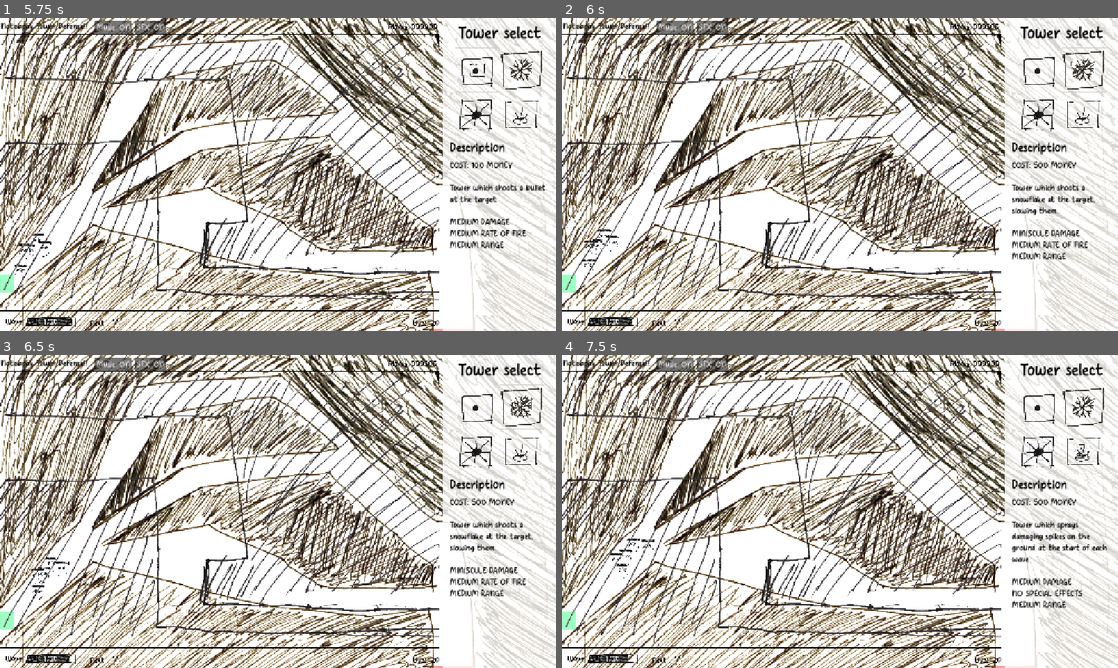
Above: before the commit, frames 1-4 (two rows, left to right).
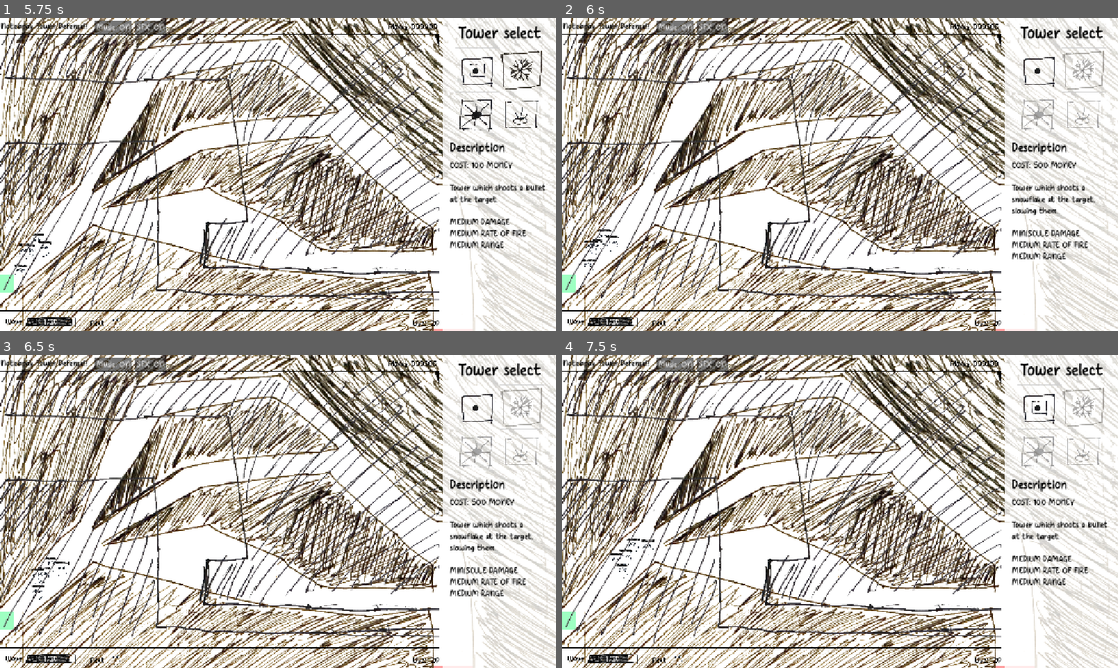
Above: after the commit, the same moments.

Repository: OzuYatamutsu/notebook-tower-defense
Game: Godot game, scene res://levels/MapSelect.tscn
Same seed, same stepped clock (60 frames per second), same inputs: the game is played once before the commit and once after it.
Inputs (mouse positions are in pixels of both pictures, inside the frame that each line leads up to; where the layout moved, square brackets give the same spot in the first picture):
- Up to frame 1 (5.75 s): click "Cool S" at 0.5 s; click "FE Lite" at 1.25 s; click "Digestion" at 2 s; click "Splits" at 2.75 s; click "Load map" at 3.5 s; click "SFX: ON" at 4.25 s; click (478, 71) at 5 s
- Up to frame 2 (6 s): click (1084, 71) at 5.75 s
- Up to frame 3 (6.5 s): no input
- Up to frame 4 (7.5 s): click (1040, 408) [1040, 452] at 6.5 s; click (1040, 408) [1084, 452] at 7.25 s

Frame 1 is identical in both runs. In frame 2, 0.5% of the frame differs, in the area x 82-98%, y 10-37%; in frame 3, 0.5%; in frame 4, 2.2%, in the area x 76-98%, y 1-81%.

Commit message:
Deactivate/activate buttons to buy towers based on cost

Diff:
--- a/components/game_state.gd
+++ b/components/game_state.gd
@@ -98,12 +98,14 @@
 func add_money(value: int) -> void:
     PLAYER_MONEY_REMAINING += value
     MONEY_METER.update_value_text()
+    TOWER_INFO_AND_BUY_PANEL.recalculate_money()
 
 func deduct_money(value: int) -> void:
     PLAYER_MONEY_REMAINING -= value
     if PLAYER_MONEY_REMAINING <= 0:
         PLAYER_MONEY_REMAINING = 0
     MONEY_METER.update_value_text()
+    TOWER_INFO_AND_BUY_PANEL.recalculate_money()
 
 func _input(event) -> void:
     if event.is_action_pressed("ui_pause_resume"):
--- a/components/tower_info_and_buy_panel.gd
+++ b/components/tower_info_and_buy_panel.gd
@@ -49,3 +49,15 @@
         ButtonToTowerPathMap[button.name],
         ButtonToTowerMap[button.name]
     )
+
+func recalculate_money() -> void:
+    # Deactivate buttons if we can't afford them
+    # Active buttons if we can
+    for tower: String in ButtonToTowerMap:
+        if (
+            GameState.PLAYER_MONEY_REMAINING
+            < ButtonToTowerMap[tower].VALUE
+        ):
+            TowerSelectPanel.find_child(tower).disabled = true
+        else:
+            TowerSelectPanel.find_child(tower).disabled = false
--- a/components/ui.tscn
+++ b/components/ui.tscn
@@ -1,11 +1,10 @@
-[gd_scene load_steps=11 format=3 uid="uid://dhs0soxiwf4lb"]
+[gd_scene load_steps=10 format=3 uid="uid://dhs0soxiwf4lb"]
 
 [ext_resource type="Script" uid="uid://10pdijbi8o1v" path="res://components/ui.gd" id="1_0eatc"]
 [ext_resource type="PackedScene" uid="uid://cfnlgefdgcrs3" path="res://components/MoneyMeter.tscn" id="1_34iyr"]
 [ext_resource type="Theme" uid="uid://dym7h64funxyg" path="res://components/UIDefault.tres" id="1_24715"]
 [ext_resource type="PackedScene" uid="uid://djugbukw7mfia" path="res://components/LivesMeter.tscn" id="2_k05k2"]
 [ext_resource type="PackedScene" uid="uid://bud4ymw0n8vf8" path="res://components/WaveMeter.tscn" id="3_0eatc"]
-[ext_resource type="PackedScene" uid="uid://fr40caw6de22" path="res://components/SelectedTowerMeter.tscn" id="4_24715"]
 [ext_resource type="PackedScene" uid="uid://crh5ydle8qkpy" path="res://components/NextWaveMeter.tscn" id="6_23jcn"]
 [ext_resource type="PackedScene" uid="uid://un38oy2verh5" path="res://components/TowerInfoAndBuyPanel.tscn" id="7_k05k2"]
 [ext_resource type="Texture2D" uid="uid://uao5bdiyd7ug" path="res://levels/test_level_layout.png" id="9_24715"]
@@ -121,18 +120,6 @@
 offset_bottom = 19.0
 scale = Vector2(0.3, 0.3)
 
-[node name="SelectedTowerMeter" parent="." instance=ExtResource("4_24715")]
-visible = false
-anchors_preset = 1
-anchor_left = 1.0
-anchor_bottom = 0.0
-offset_top = 0.0
-offset_bottom = 0.0
-grow_horizontal = 0
-grow_vertical = 1
-scale = Vector2(0.3, 0.3)
-pivot_offset = Vector2(-230, -60)
-
 [node name="TowerInfoAndBuyPanel" parent="." instance=ExtResource("7_k05k2")]
 
 [node name="Map" type="Control" parent="."]
